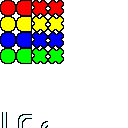
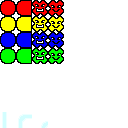
Layer changes from the first 128 × 128 image to the second:
added layer "virus face" above "Background" over [35, 4, 61, 60]
painted on "Background" over [2, 112, 48, 128]
